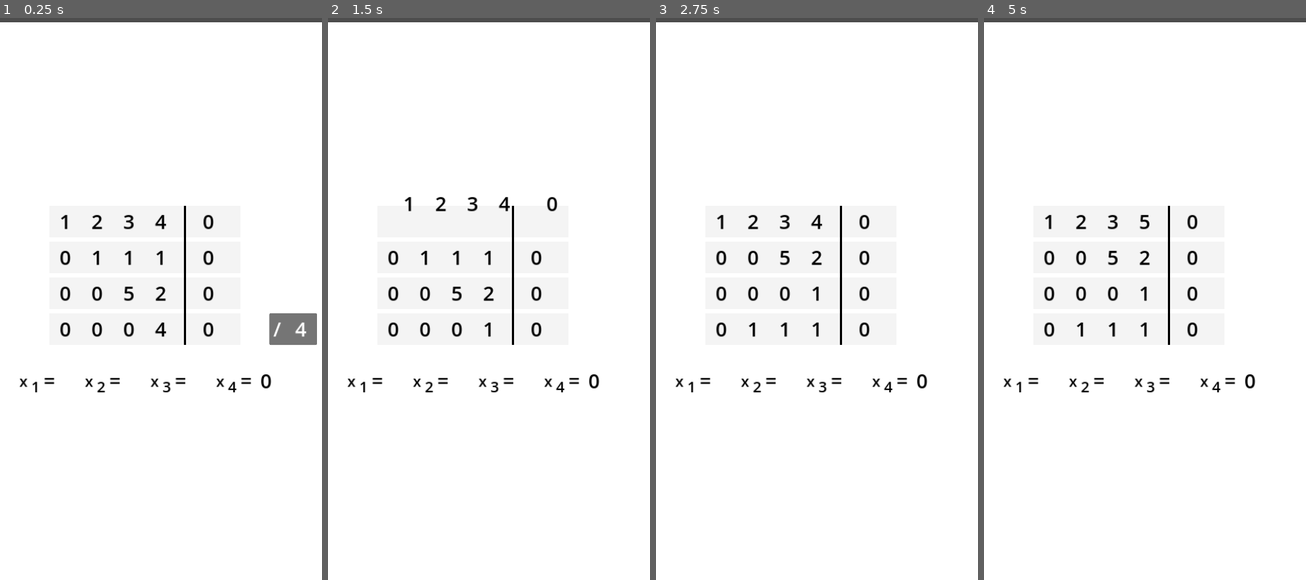
Above: before the commit, frames 1-4 (left to right).
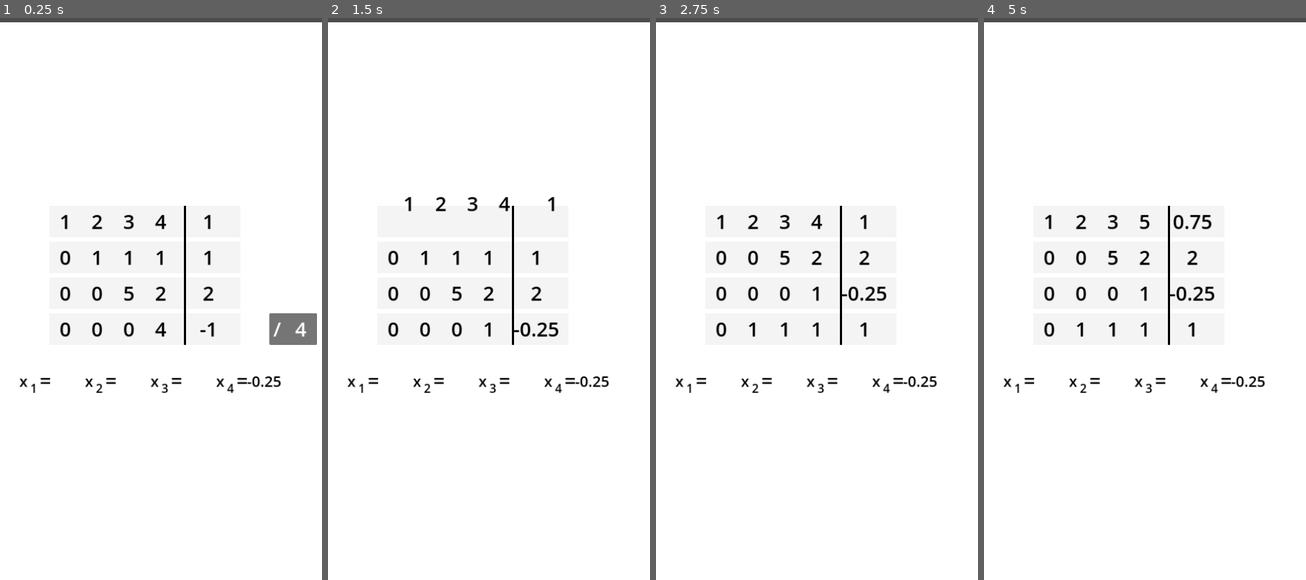
Above: after the commit, the same moments.

Repository: YassenEfremov/GaussMatrixFun
Game: Godot game, scene res://scenes/main.tscn
Same seed, same stepped clock (60 frames per second), same inputs: the game is played once before the commit and once after it.
Inputs (mouse positions are in pixels of both pictures, inside the frame that each line leads up to):
- Up to frame 1 (0.25 s): no input
- Up to frame 2 (1.5 s): click "/" at 0.5 s; tap Enter at 1.25 s; drag from (472, 220) to (521, 169) at 1.27 s
- Up to frame 3 (2.75 s): drag from (800, 259) to (800, 405) at 2.02 s
- Up to frame 4 (5 s): move the mouse to (1128, 259) at 2.77 s; click (1128, 259) at 2.92 s; click (1128, 467) at 3.5 s; tap Space at 4.25 s; drag from (1128, 293) to (1048, 209) at 4.27 s

The runs differ from the first frame. In frame 1, 0.6% of the frame differs, in the area x 9-88%, y 34-67%; in frame 2, 0.8%; in frame 3, 0.8%; in frame 4, 0.9%.

Commit message:
Add support for nonhomogeneous systems

Diff:
--- a/scenes/linear_system.tscn
+++ b/scenes/linear_system.tscn
@@ -17,24 +17,28 @@
 
 [node name="1" parent="Rows/1" instance=ExtResource("3_j3dfa")]
 values = Array[int]([1, 2, 3, 4])
+const_term = 1
 
 [node name="2" parent="Rows" instance=ExtResource("2_ufvyo")]
 position = Vector2(192, 104)
 
 [node name="2" parent="Rows/2" instance=ExtResource("3_j3dfa")]
 values = Array[int]([0, 1, 1, 1])
+const_term = 1
 
 [node name="3" parent="Rows" instance=ExtResource("2_ufvyo")]
 position = Vector2(192, 176)
 
 [node name="3" parent="Rows/3" instance=ExtResource("3_j3dfa")]
 values = Array[int]([0, 0, 5, 2])
+const_term = 2
 
 [node name="4" parent="Rows" instance=ExtResource("2_ufvyo")]
 position = Vector2(192, 248)
 
 [node name="4" parent="Rows/4" instance=ExtResource("3_j3dfa")]
 values = Array[int]([0, 0, 0, 4])
+const_term = -1
 
 [node name="Dragging" type="Node2D" parent="."]
 
--- a/scenes/row.tscn
+++ b/scenes/row.tscn
@@ -54,7 +54,7 @@
 horizontal_alignment = 1
 vertical_alignment = 1
 
-[node name="Value" type="Label" parent="."]
+[node name="ConstTerm" type="Label" parent="."]
 z_index = 1
 offset_left = 64.0
 offset_top = -32.0
--- a/scenes/solution.tscn
+++ b/scenes/solution.tscn
@@ -44,22 +44,22 @@
 anchor_right = 0.5
 anchor_bottom = 0.5
 offset_left = -40.0
-offset_top = -32.0
-offset_right = -16.0
+offset_top = -8.0
+offset_right = -24.0
 offset_bottom = 32.0
 grow_horizontal = 2
 grow_vertical = 2
 theme_override_colors/font_color = Color(0, 0, 0, 1)
-theme_override_font_sizes/font_size = 30
+theme_override_font_sizes/font_size = 24
 horizontal_alignment = 1
 vertical_alignment = 2
 
 [node name="Equals" type="Label" parent="."]
 layout_mode = 1
-anchors_preset = 8
-anchor_left = 0.5
+anchors_preset = -1
+anchor_left = 0.4375
 anchor_top = 0.5
-anchor_right = 0.5
+anchor_right = 0.4375
 anchor_bottom = 0.5
 offset_left = -16.0
 offset_top = -32.0
@@ -76,8 +76,8 @@
 
 [node name="Value" type="Label" parent="."]
 layout_mode = 1
-anchors_preset = 8
-anchor_left = 0.5
+anchors_preset = -1
+anchor_left = 0.4375
 anchor_top = 0.5
 anchor_right = 0.5
 anchor_bottom = 0.5
@@ -88,7 +88,7 @@
 grow_horizontal = 2
 grow_vertical = 2
 theme_override_colors/font_color = Color(0, 0, 0, 1)
-theme_override_font_sizes/font_size = 40
+theme_override_font_sizes/font_size = 30
 horizontal_alignment = 1
 vertical_alignment = 1
 metadata/_edit_use_anchors_ = true
--- a/scripts/linear_system.gd
+++ b/scripts/linear_system.gd
@@ -2,7 +2,7 @@
 
 
 #@export var two_dimensional: Array[Array] = [[1, 0], [0, 1]]
-var number_of_rows = 4
+var number_of_rows: int = 4
 
 var selected_row: Row
 var selected_slot: RowSlot
--- a/scripts/row.gd
+++ b/scripts/row.gd
@@ -1,7 +1,12 @@
+@tool
 class_name Row extends Node2D
 
 
 @export var values: Array[int]
+@export var const_term: float:
+	set(value):
+		const_term = value
+		$ConstTerm.text = str(const_term)
 
 var touched: bool = false
 var offset: Vector2
@@ -16,7 +21,7 @@
 signal dropped(row: Row)
 signal decided
 signal clicked(row: Row)
-signal found_solution(x, i: int)
+signal found_solution(x: float, i: int)
 
 
 func _ready():
@@ -54,24 +59,28 @@
 func add(row: Row):
 	for i in values.size():
 		values[i] += row.values[i]
+	const_term += row.const_term
 	update_labels()
 	update_divider()
 
 func divide(value: int):
 	for i in values.size():
 		values[i] /= value
+	const_term /= value
 	update_labels()
 	divider = null
 
 func multiply(value: int):
 	for i in values.size():
 		values[i] *= value
+	const_term *= value
 	update_labels()
 	update_divider()
 
 func update_labels():
 	for i in values.size():
 		get_node("Label%d" % (i+1)).text = str(values[i])
+	$ConstTerm.text = str(const_term)
 
 	var zeroes: int = 0
 	var solution_index: int
@@ -82,7 +91,7 @@
 			solution_index = i
 
 	if zeroes == values.size() - 1 and not solved:
-		found_solution.emit(0 / values[solution_index], solution_index + 1)
+		found_solution.emit(float(const_term) / values[solution_index], solution_index + 1)
 		solved = true
 
 func update_divider():
--- a/scripts/solution.gd
+++ b/scripts/solution.gd
@@ -7,7 +7,7 @@
 		solution_index = value
 		$SolutionIndex.text = str(solution_index)
 
-var solution: int:
+var solution: float:
 	set(value):
 		solution = value
 		$Value.text = str(solution)
